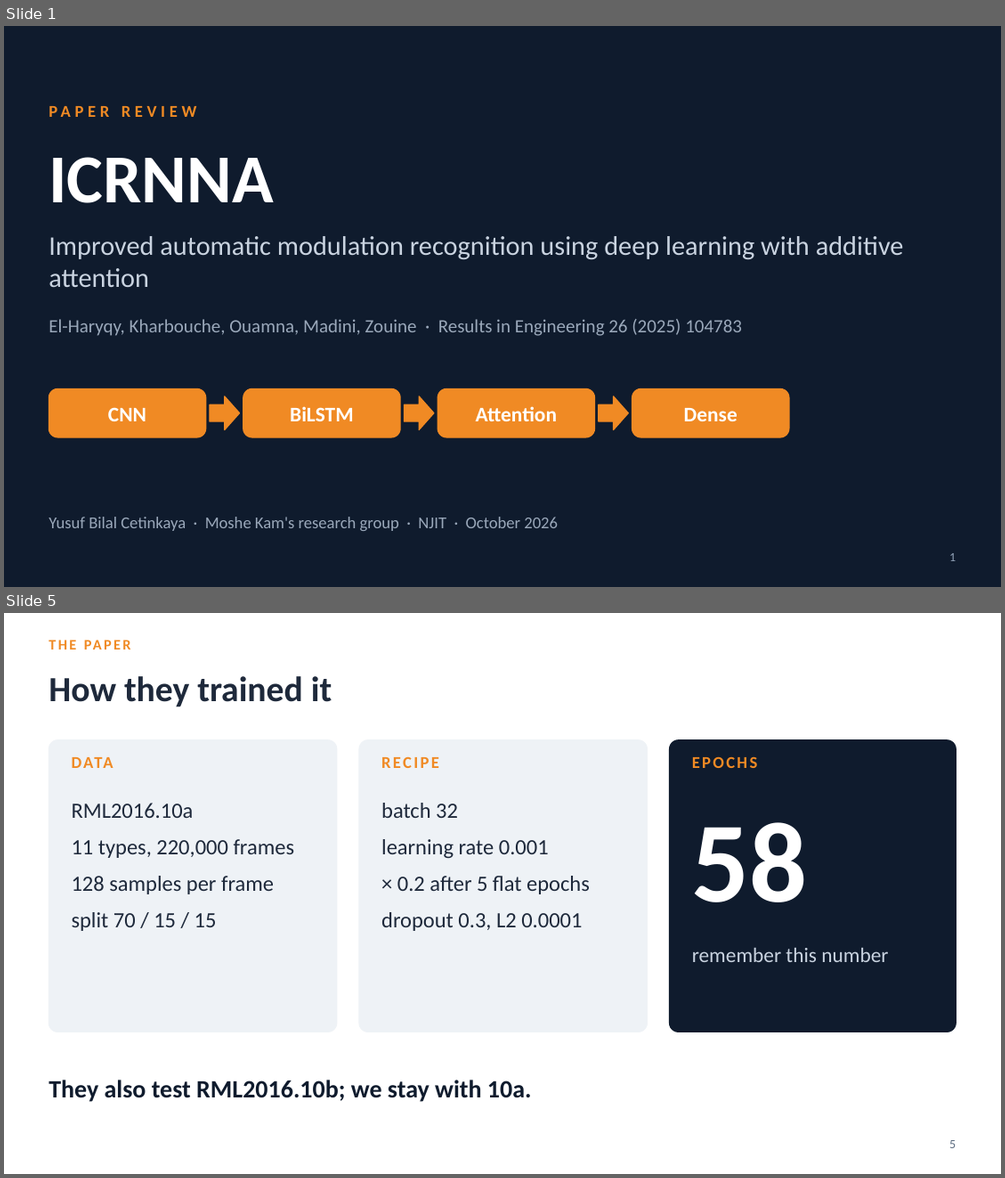
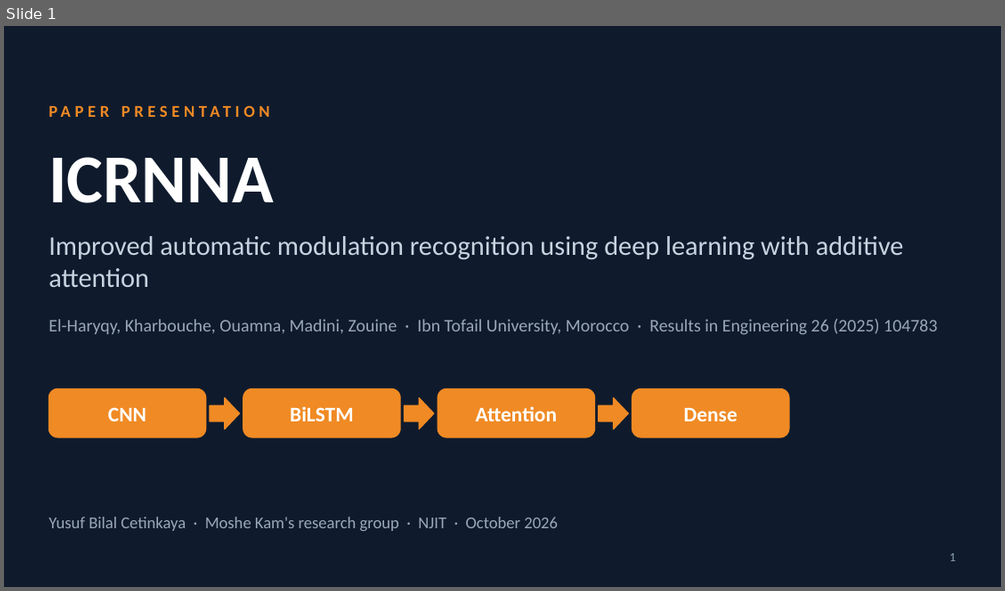
Before and after one commit to YusufBilo78/amc, a slide deck: deck/moshe_paper_icrnna.pptx. Shown one above the other, each under a label of ours: slides 1 and 5 before the commit, slide 1 after it; the slides between them are not shown. The pictures are 1005x1178 and 1005x591 pixels, drawn with LibreOffice and Linux fonts; fonts in the diff are those of the drawing. Boxes give left, top, right and bottom in pixels: in the first picture for what was removed or moved away, otherwise in the second. Text is boxed around its words. In the diff, an @@ line names an element or a change of style, - is before the commit and + after.

```diff
--- a/deck/moshe_paper_icrnna.pptx
+++ b/deck/moshe_paper_icrnna.pptx
@@ slide 5 removed at (4, 613, 1001, 1174), background #FFFFFF @@
@@ text removed at (48, 635, 647, 662) @@
-THE PAPER
@@ text removed at (48, 676, 332, 707) @@
-How they trained it
@@ rounded rectangle removed at (48, 740, 337, 1032) @@
@@ rounded rectangle removed at (359, 740, 647, 1032) @@
@@ rounded rectangle removed at (670, 740, 956, 1032) @@
@@ text removed at (72, 757, 113, 768) @@
-DATA
@@ text removed at (381, 757, 439, 768) @@
-RECIPE
@@ text removed at (692, 756, 758, 768) @@
-EPOCHS
@@ text removed at (72, 803, 295, 931) @@
-RML2016.10a
-11 types, 220,000 frames
-128 samples per frame
-split 70 / 15 / 15
@@ text removed at (381, 803, 590, 931) @@
-batch 32
-learning rate 0.001
-× 0.2 after 5 flat epochs
-dropout 0.3, L2 0.0001
@@ text removed at (692, 822, 808, 902) @@
-58
@@ text removed at (692, 948, 888, 962) @@
-remember this number
@@ text removed at (48, 1079, 532, 1102) @@
-They also test RML2016.10b; we stay with 10a.
@@ text removed at (949, 1140, 955, 1148) @@
-5
@@ slide 1 changed as well @@
@@ text at (48, 101, 498, 131): text changed @@
-PAPER REVIEW
+PAPER PRESENTATION
@@ text at (48, 319, 937, 335): text changed; size 18 to 17 pt @@
-El-Haryqy, Kharbouche, Ouamna, Madini, Zouine · Results in Engineering 26 (2025) 104783
+El-Haryqy, Kharbouche, Ouamna, Madini, Zouine · Ibn Tofail University, Morocco · Results in Engineering 26 (2025) 104783
```
Also in this commit, not shown: 10 other slides changed, 9 slides added, 4 other slides removed, 6 other files.
